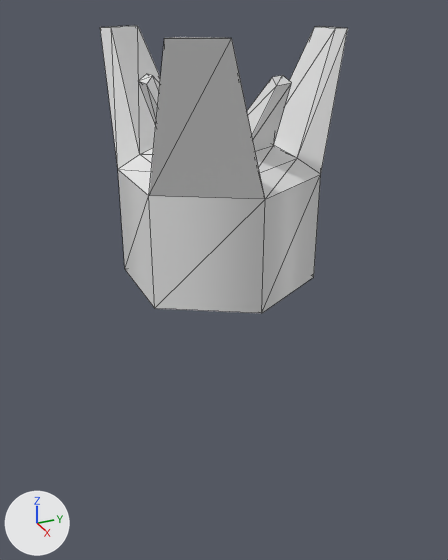
The FBX model Content/TD_Models/Raw/Blaze.fbx as it was, and as the next commit left it.
Both versions are drawn from a 50 mm lens placed at (0.1097, -0.048, 0.053), pointed at (-0.0013, 0.002, -0.0025). Lighting does not change. The marker at lower left points along +X, +Y and +Z. Mesh edges are drawn as thin lines. Where no turn or scale is listed for an object, it has been applied to the vertices.

Before the edit, the objects in view are built like this:
```python
me_mesh = bpy.data.meshes.new('Mesh')
me_mesh.from_pydata(...)  # 66 vertices, 128 faces; spans x -0.0237..0.0237, y -0.0173..0.0246, z 0.0..0.0476
# before: 0 (0.02, 0.0, 0.0) at pixel (261, 313), 1 (0.01, 0.0173, 0.0) at pixel (313, 277), 2 (-0.01, 0.0173, 0.0), 3 (-0.02, 0.0, 0.0), 4 (-0.01, -0.0173, 0.0) at pixel (124, 269)
# before: 5 (0.01, -0.0173, 0.0) at pixel (154, 308)
ob_blaze = bpy.data.objects.new('Blaze', me_mesh)
ob_blaze.location = (0.0, 0.0, 0.0)
```
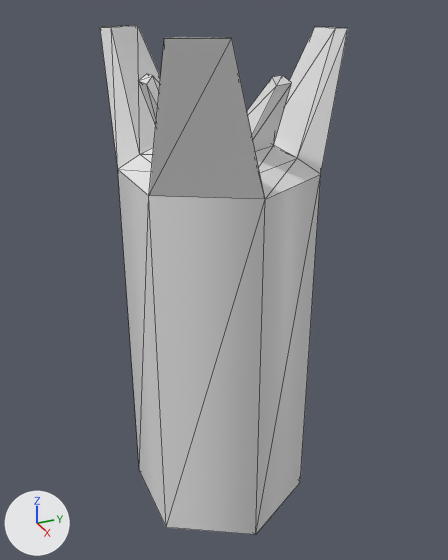
The newer file is also turned or shifted as a whole; pictures and numbers use the older file's frame.

Changed parts and their boxes (x1, y1, x2, y2) in the pictures (448 x 560 px; the box of a moved part takes in the faces that stretch with it):
'Blaze', reshaped (77% taller)
    before: (100, 25, 348, 313)
    after: (100, 25, 348, 535)
part 1 of me_mesh, moved or reshaped
    before: (118, 170, 321, 313)
    after: (118, 170, 321, 535)

Diff of the bpy script that builds the scene:
```diff
--- a/Content/TD_Models/Raw/Blaze.fbx.py
+++ b/Content/TD_Models/Raw/Blaze.fbx.py
@@ me_mesh @@
 me_mesh.from_pydata(...)  # 66 vertices, 128 faces; spans x -0.0237..0.0237, y -0.0173..0.0246, z 0.0..0.0476
 # used by ob_blaze; location = (0.0, 0.0, 0.0)
+# me_mesh part 1
+for i in [*range(0, 6)]: me_mesh.vertices[i].co += Vector((0.0, 0.0, -0.0549))
```
